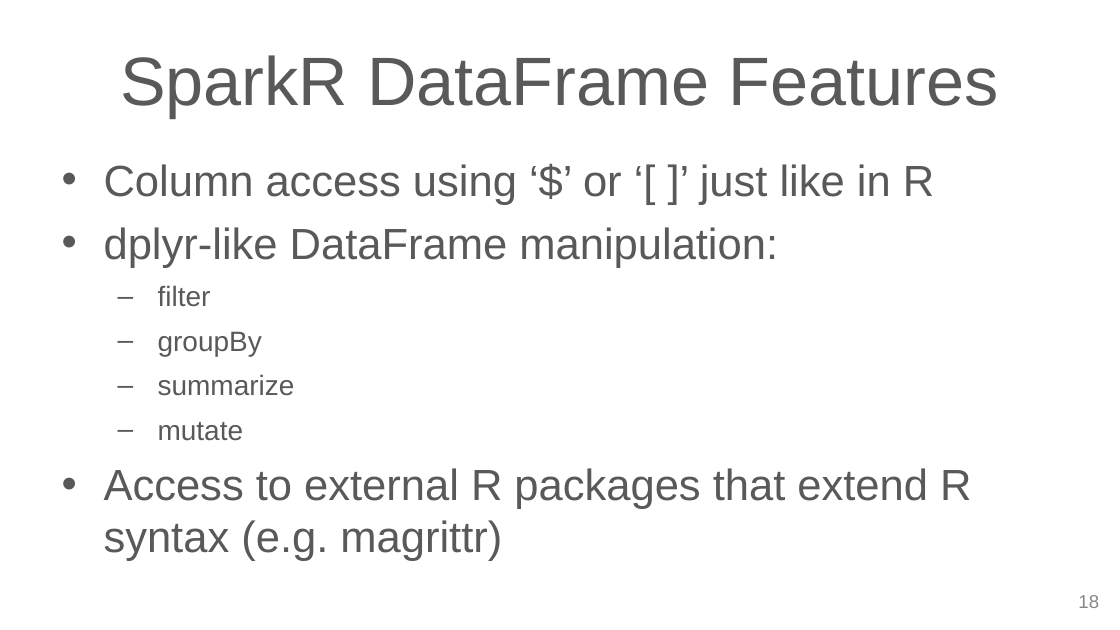
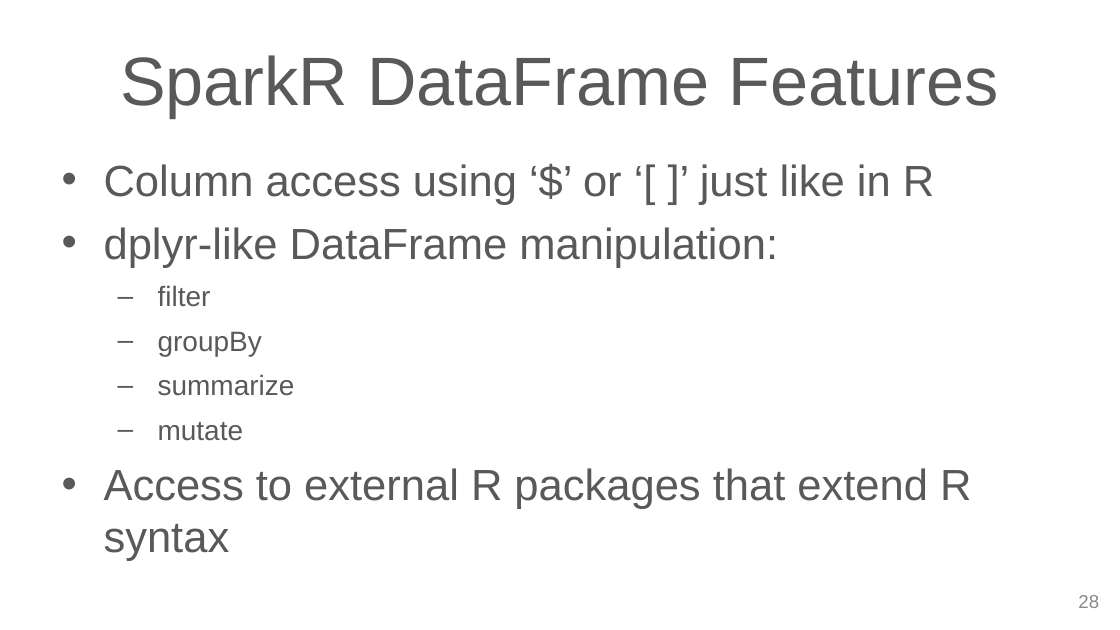
Before and after one commit to cafreeman/SparkR_DataFrame_Demo, a slide deck: slide 28 of SS_DataFrame_Slides.pptx (slide 18 before the commit). Drawn at 1120x630 pixels with LibreOffice and Linux fonts; fonts in the diff are those of the drawing; background and template pictures are left out. Boxes give left, top, right and bottom in pixels: in the first picture for what was removed or moved away, otherwise in the second. Text is boxed around its words. In the diff, an @@ line names an element or a change of style, - is before the commit and + after.

```diff
--- a/SS_DataFrame_Slides.pptx
+++ b/SS_DataFrame_Slides.pptx
@@ text at (104, 468, 971, 561): text changed @@
-• Access to external R packages that extend R syntax (e.g. magrittr)
+• Access to external R packages that extend R syntax
@@ page number at (1078, 595, 1099, 608): text changed @@
-18
+28
```
Also in this commit, not shown: 16 other slides changed, 11 slides added, 1 other file.
